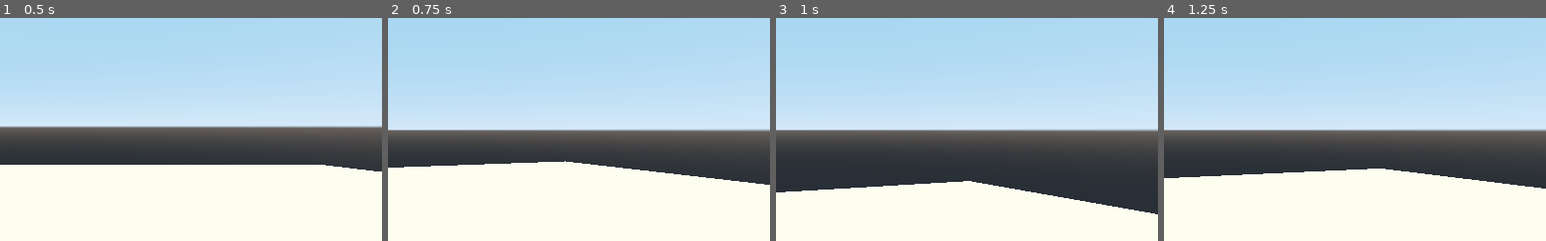
Above: before the commit, frames 1-4 (left to right).
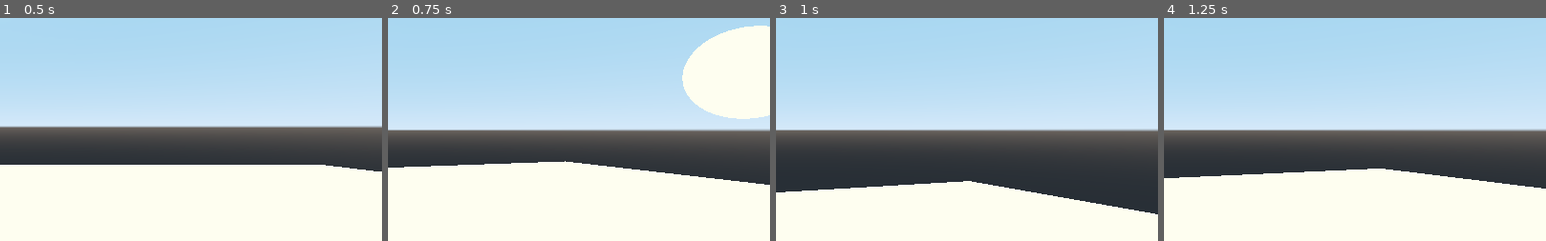
Above: after the commit, the same moments.

Repository: mc-carthy/gdBasicFps
Game: Godot game, scene res://Scenes/World.tscn
Same seed, same stepped clock (60 frames per second), same inputs: the game is played once before the commit and once after it.
Inputs (mouse positions are % of the whole screen's width and height, from its top left):
- Up to frame 1 (0.5 s): no input
- Up to frame 2 (0.75 s): tap Enter at 0.5 s; move the mouse to (55, 50) at 0.52 s; hold W (move_forward) from 0.53 s (still down); click (55, 50) at 0.6 s
- Up to frame 3 (1 s): keep holding W (move_forward); tap Space (jump) at 0.77 s
- Up to frame 4 (1.25 s): keep holding W (move_forward)
The pictures show only the part of the screen within x 50-100%, y 26-76%; the shares and areas given below are measured in that part.

Frame 1 is identical in both runs. In frame 2, 7.8% of the frame differs, in the area x 77-100%, y 3-46%; in frame 3, nothing differs; in frame 4, nothing differs.

Commit message:
Add weapon firing

Diff:
--- a/Player/Player.tscn
+++ b/Player/Player.tscn
@@ -1,6 +1,7 @@
-[gd_scene load_steps=4 format=2]
+[gd_scene load_steps=5 format=2]
 
 [ext_resource path="res://Player/Player.gd" type="Script" id=1]
+[ext_resource path="res://Player/Weapon.gd" type="Script" id=2]
 
 [sub_resource type="CapsuleShape" id=1]
 radius = 0.75
@@ -19,6 +20,10 @@
 
 [node name="Camera" type="Camera" parent="Head"]
 
+[node name="RayCast" type="RayCast" parent="Head/Camera"]
+enabled = true
+cast_to = Vector3( 0, 0, -100 )
+
 [node name="CollisionShape" type="CollisionShape" parent="."]
 transform = Transform( 1, 0, 0, 0, -1.62921e-07, -1, 0, 1, -1.62921e-07, 0, 0, 0 )
 shape = SubResource( 1 )
@@ -27,3 +32,6 @@
 transform = Transform( 1, 0, 0, 0, -1.62921e-07, -1, 0, 1, -1.62921e-07, 0, 0, 0 )
 mesh = SubResource( 2 )
 material/0 = null
+
+[node name="Weapon" type="Node" parent="."]
+script = ExtResource( 2 )
--- /dev/null
+++ b/Player/Weapon.gd
@@ -0,0 +1,35 @@
+extends Node
+
+export var fire_rate: float = 0.5
+export var clip_size: int = 5
+export var reload_speed: float = 1
+
+onready var raycast: RayCast = $'../Head/Camera/RayCast'
+
+var current_ammo: int = clip_size
+var can_fire: bool = true
+var is_reloading: bool = false
+
+func _process(delta: float) -> void:
+	if Input.is_action_just_pressed('fire_primary') and can_fire:
+		fire()
+
+func fire() -> void:
+	if not is_reloading:
+		if current_ammo > 0:
+			can_fire = false
+			current_ammo -= 1
+			check_collision()
+			yield(get_tree().create_timer(fire_rate), 'timeout')
+			can_fire = true
+		else:
+			is_reloading = true
+			yield(get_tree().create_timer(reload_speed), 'timeout')
+			is_reloading = false
+			current_ammo = clip_size
+
+func check_collision() -> void:
+	if raycast.is_colliding():
+		var collider: Object = raycast.get_collider()
+		if collider.is_in_group('Enemies'):
+			collider.queue_free()
--- a/Scenes/World.tscn
+++ b/Scenes/World.tscn
@@ -7,6 +7,13 @@
 
 [sub_resource type="CubeMesh" id=4]
 size = Vector3( 40, 1, 40 )
+
+[sub_resource type="SphereShape" id=5]
+radius = 0.5
+
+[sub_resource type="SphereMesh" id=6]
+radius = 0.5
+height = 1.0
 
 [node name="World" type="Spatial"]
 
@@ -22,3 +29,39 @@
 transform = Transform( 1, 0, 0, 0, 1, 0, 0, 0, 1, 0, -0.5, 0 )
 mesh = SubResource( 4 )
 material/0 = null
+
+[node name="Target" type="StaticBody" parent="." groups=[
+"Enemies",
+]]
+transform = Transform( 1, 0, 0, 0, 1, 0, 0, 0, 1, 5, 3, 0 )
+
+[node name="CollisionShape" type="CollisionShape" parent="Target"]
+shape = SubResource( 5 )
+
+[node name="MeshInstance" type="MeshInstance" parent="Target"]
+mesh = SubResource( 6 )
+material/0 = null
+
+[node name="Target2" type="StaticBody" parent="." groups=[
+"Enemies",
+]]
+transform = Transform( 1, 0, 0, 0, 1, 0, 0, 0, 1, 5, 3, -3 )
+
+[node name="CollisionShape" type="CollisionShape" parent="Target2"]
+shape = SubResource( 5 )
+
+[node name="MeshInstance" type="MeshInstance" parent="Target2"]
+mesh = SubResource( 6 )
+material/0 = null
+
+[node name="Target3" type="StaticBody" parent="." groups=[
+"Enemies",
+]]
+transform = Transform( 1, 0, 0, 0, 1, 0, 0, 0, 1, 8, 3, -3 )
+
+[node name="CollisionShape" type="CollisionShape" parent="Target3"]
+shape = SubResource( 5 )
+
+[node name="MeshInstance" type="MeshInstance" parent="Target3"]
+mesh = SubResource( 6 )
+material/0 = null
--- a/project.godot
+++ b/project.godot
@@ -46,6 +46,11 @@
 "events": [ Object(InputEventKey,"resource_local_to_scene":false,"resource_name":"","device":0,"alt":false,"shift":false,"control":false,"meta":false,"command":false,"pressed":false,"scancode":32,"unicode":0,"echo":false,"script":null)
  ]
 }
+fire_primary={
+"deadzone": 0.5,
+"events": [ Object(InputEventMouseButton,"resource_local_to_scene":false,"resource_name":"","device":0,"alt":false,"shift":false,"control":false,"meta":false,"command":false,"button_mask":0,"position":Vector2( 0, 0 ),"global_position":Vector2( 0, 0 ),"factor":1.0,"button_index":1,"pressed":false,"doubleclick":false,"script":null)
+ ]
+}
 
 [rendering]
 
Not shown: 1 places in Scenes/World.tscn that only renumber resources
